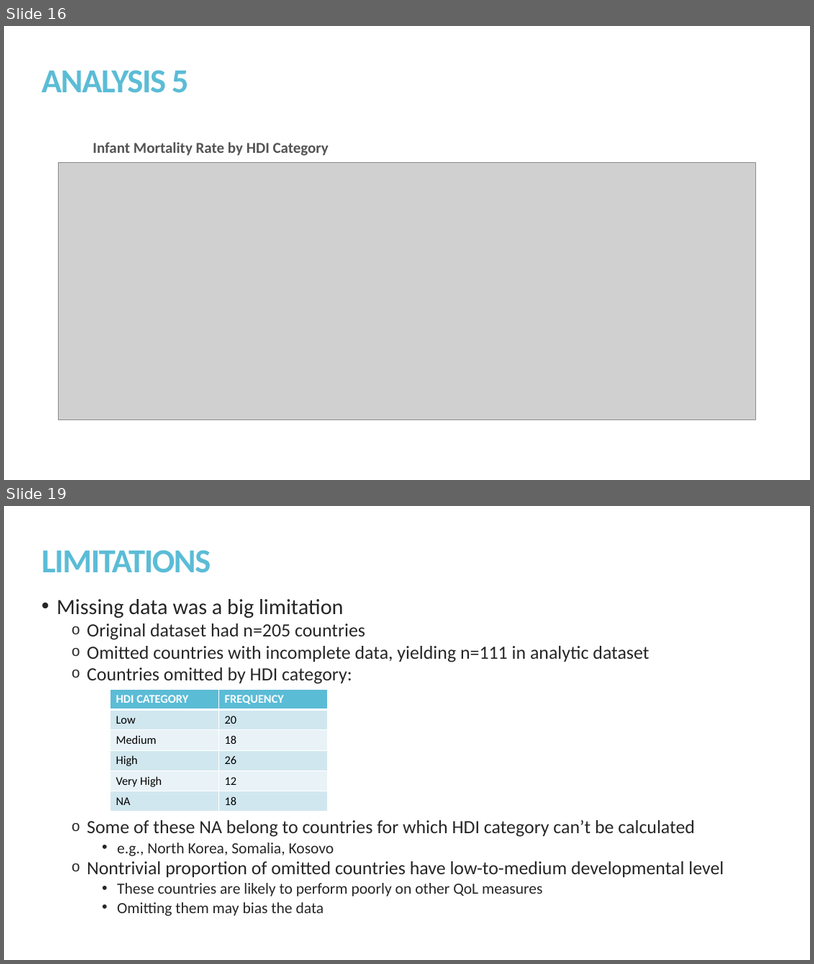
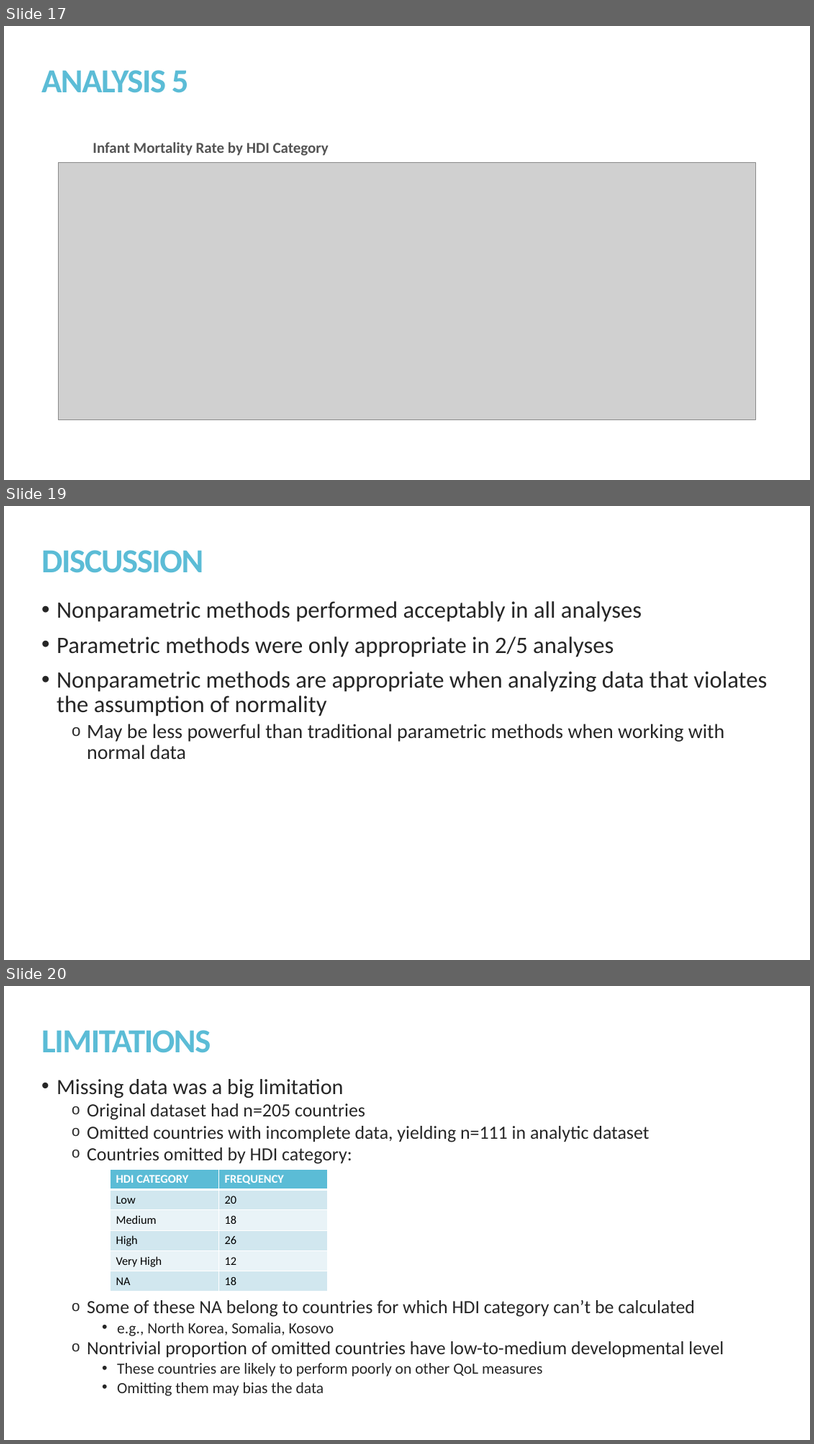
Before and after one commit to kmprioliPROF/MAT_8452_Final_Project, a slide deck: Prioli_Final_Proj.pptx. Shown one above the other, each under a label of ours: slides 16 and 19 before the commit, slides 17, 19 and 20 after it; the slides between them are not shown. The pictures are 814x964 and 814x1444 pixels, drawn with LibreOffice and Linux fonts; fonts in the diff are those of the drawing; grey boxes stand for pictures. Boxes give left, top, right and bottom in pixels: in the first picture for what was removed or moved away, otherwise in the second. Text is boxed around its words. In the diff, an @@ line names an element or a change of style, - is before the commit and + after.

```diff
--- a/Prioli_Final_Proj.pptx
+++ b/Prioli_Final_Proj.pptx
@@ slide 19 added at box(4, 506, 810, 960), background #FFFFFF @@
@@ title added at box(41, 550, 203, 573), 40 pt, text #5BBCD6, bold @@
+DISCUSSION
@@ text added at box(57, 601, 767, 759), 28 pt, text #262626 @@
+• Nonparametric methods performed acceptably in all analyses
+• Parametric methods were only appropriate in 2/5 analyses
+• Nonparametric methods are appropriate when analyzing data that violates the assumption of normality
+  o May be less powerful than traditional parametric methods when working with normal data
@@ what was slide 16 is now slide 17 @@
@@ what was slide 19 is now slide 20 @@
```
Also in this commit, not shown: 3 slides changed, 2 other slides added, 2 slides removed, 1 other file.
